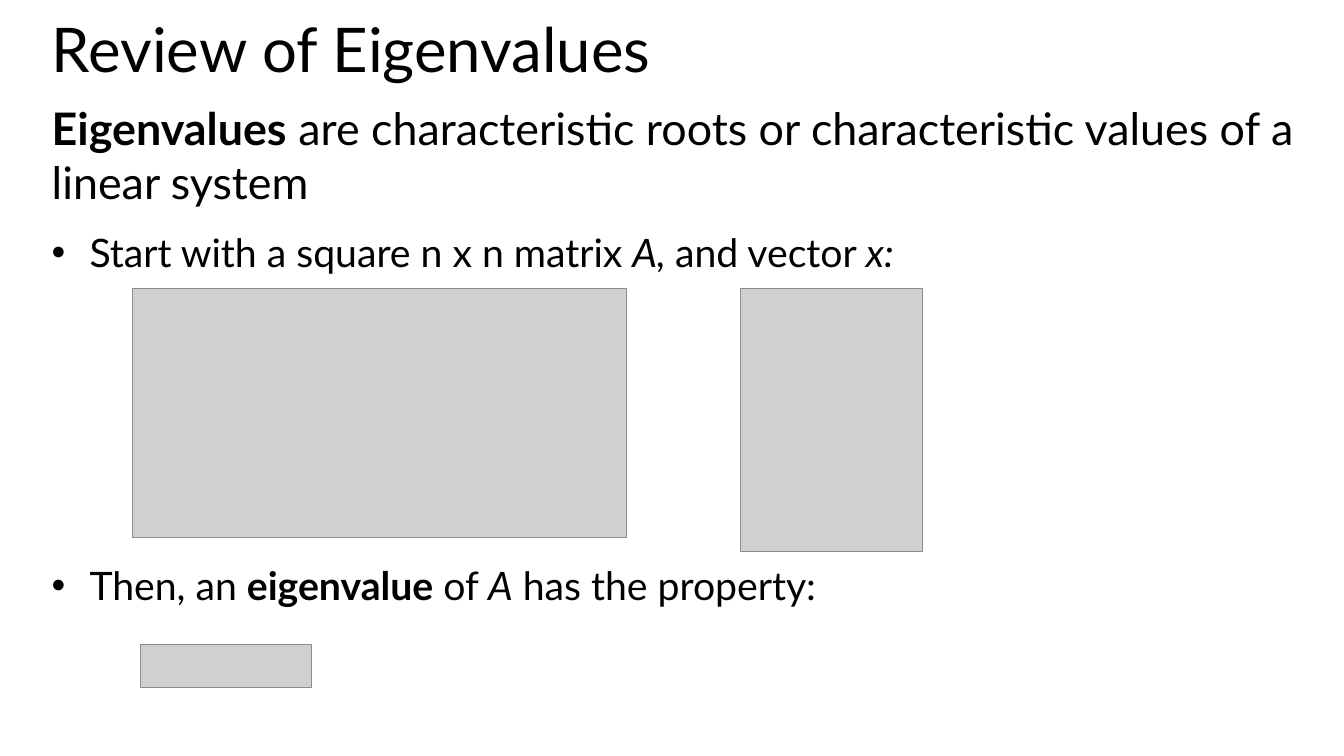
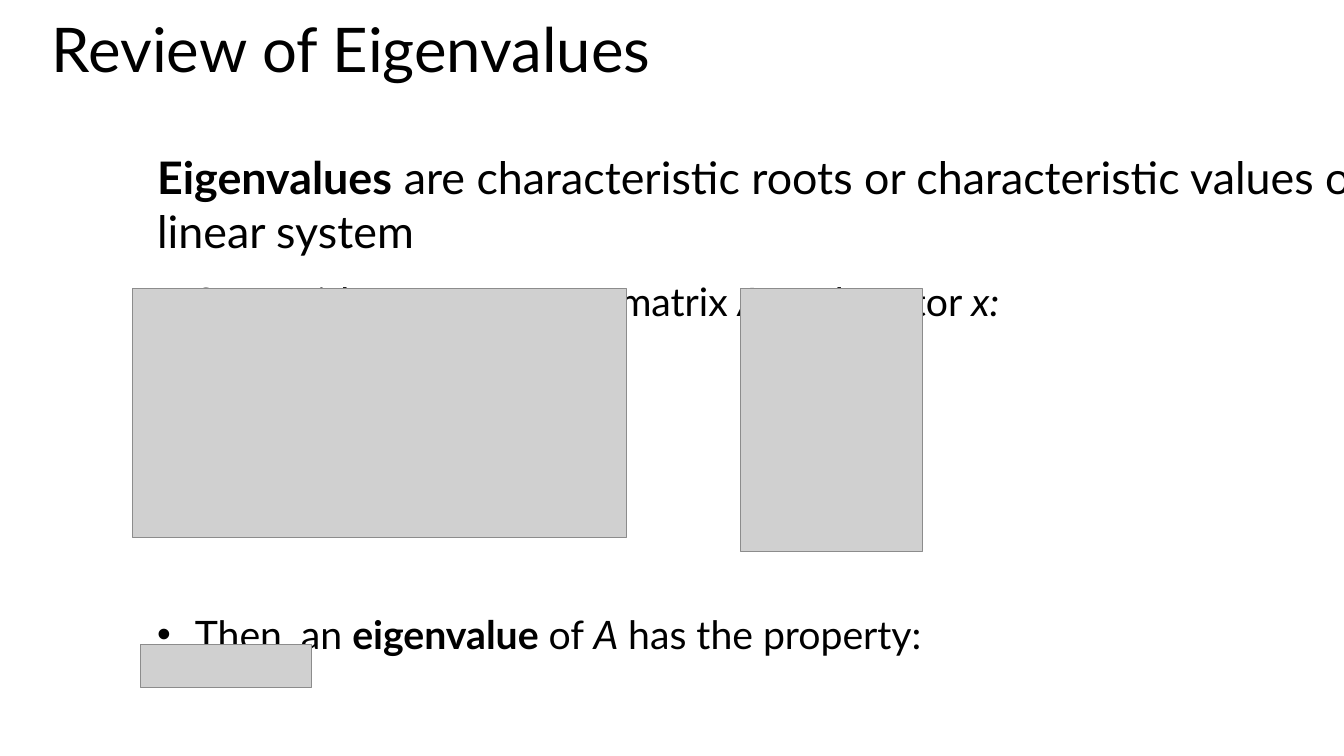
Before and after one commit to StephenElston/CSCI-E25, a slide deck: slide 45 of SupplementaryMaterial/OptimizationForDeepLearning.pptx. Drawn at 1344x756 pixels with LibreOffice and Linux fonts; fonts in the diff are those of the drawing; grey boxes stand for pictures. Boxes give left, top, right and bottom in pixels: in the first picture for what was removed or moved away, otherwise in the second. Text is boxed around its words. In the diff, an @@ line names an element or a change of style, - is before the commit and + after.

Commit message:
Updates and corrections to review slides

```diff
--- a/SupplementaryMaterial/OptimizationForDeepLearning.pptx
+++ b/SupplementaryMaterial/OptimizationForDeepLearning.pptx
@@ text "Eigenvalues are characteristic roots or ..." rewrapped from box(52, 111, 1293, 607) to box(157, 160, 1314, 657) @@
```
Also in this commit, not shown: 23 other slides changed.
